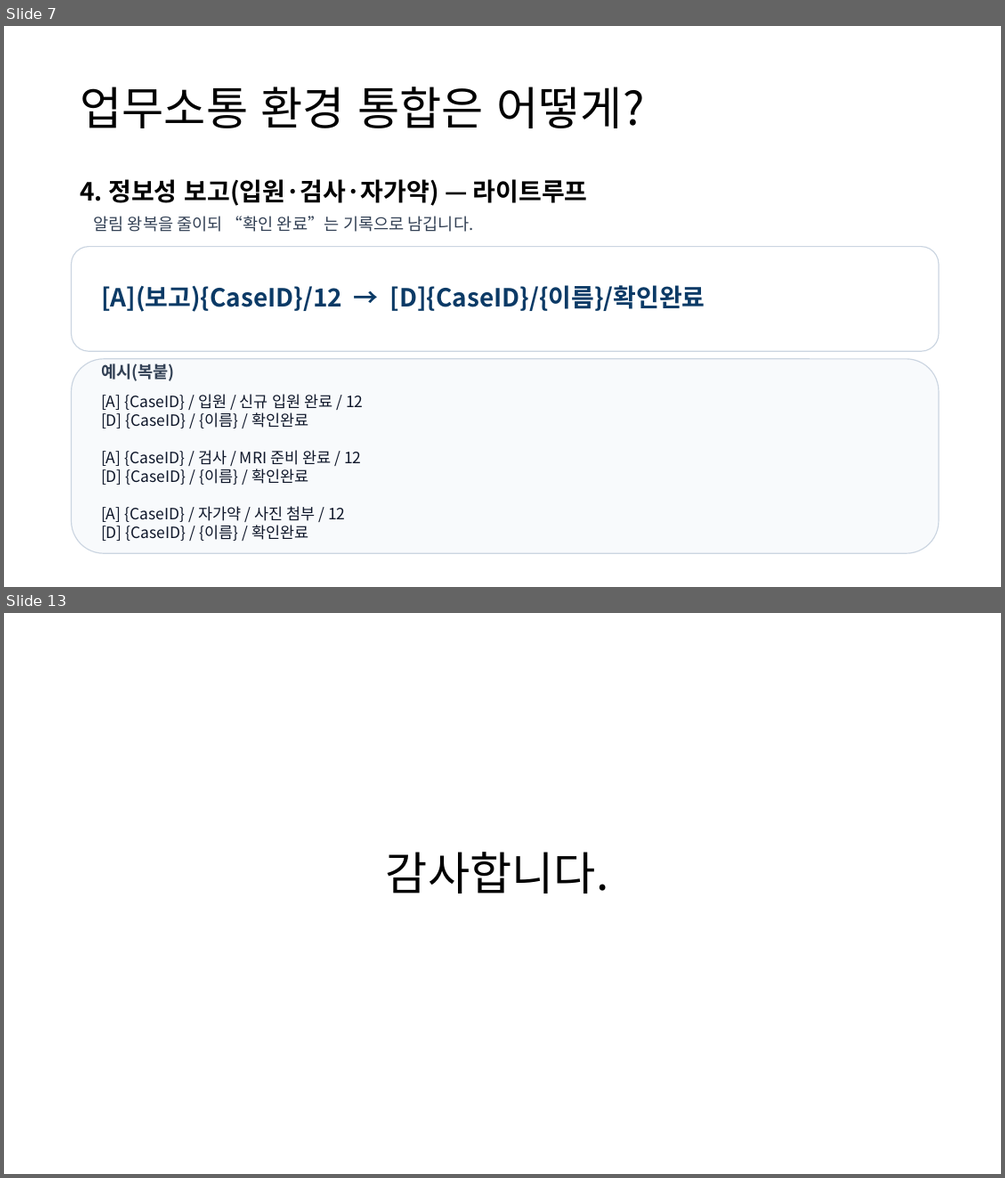
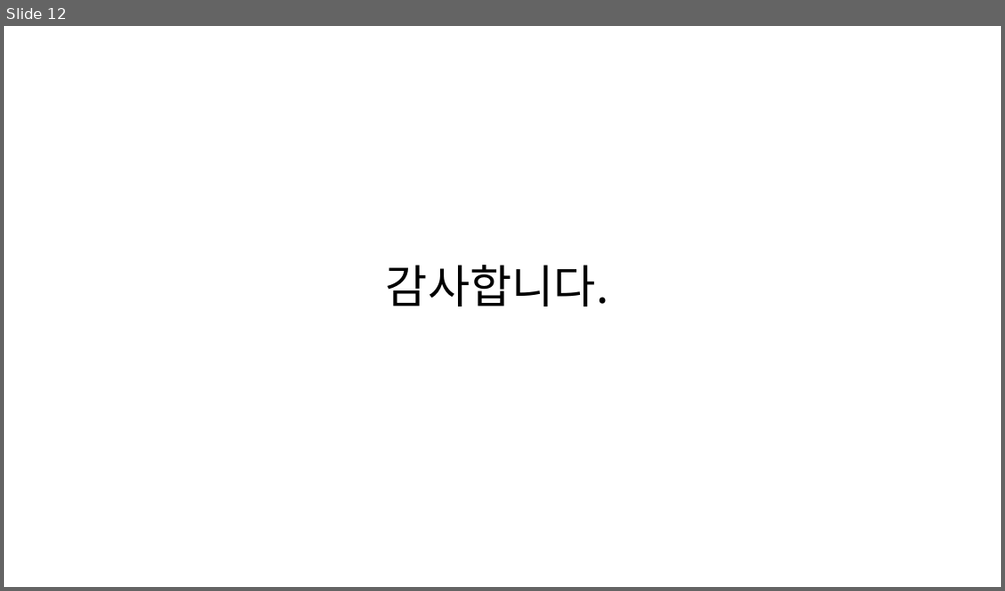
Before and after one commit to SCHCAQI/2026-QI, a slide deck: documents/진료지원간호팀 2026 QI.pptx. Shown one above the other, each under a label of ours: slides 7 and 13 before the commit, slide 12 after it; the slides between them are not shown. The pictures are 1005x1178 and 1005x591 pixels, drawn with LibreOffice and Linux fonts; fonts in the diff are those of the drawing. Boxes give left, top, right and bottom in pixels: in the first picture for what was removed or moved away, otherwise in the second. Text is boxed around its words. In the diff, an @@ line names an element or a change of style, - is before the commit and + after.

```diff
--- a/documents/진료지원간호팀 2026 QI.pptx
+++ b/documents/진료지원간호팀 2026 QI.pptx
@@ slide 7 removed at (4,26,1001,587), background #FFFFFF @@
@@ title removed at (80,87,645,128) @@
-업무소통 환경 통합은 어떻게?
@@ text removed at (80,179,588,206) @@
-4. 정보성 보고(입원·검사·자가약) — 라이트루프
@@ text removed at (94,216,474,232) @@
-알림 왕복을 줄이되 “확인 완료”는 기록으로 남깁니다.
@@ rounded rectangle removed at (72,247,938,351) @@
@@ text removed at (101,285,705,312) @@
-[A](보고){CaseID}/12 → [D]{CaseID}/{이름}/확인완료
@@ rounded rectangle removed at (72,359,938,553) @@
@@ text removed at (101,363,175,381) @@
-예시(복붙)
@@ text removed at (101,394,363,540) @@
-[A] {CaseID} / 입원 / 신규 입원 완료 / 12
-[D] {CaseID} / {이름} / 확인완료
-[A] {CaseID} / 검사 / MRI 준비 완료 / 12
-[D] {CaseID} / {이름} / 확인완료
-[A] {CaseID} / 자가약 / 사진 첨부 / 12
-[D] {CaseID} / {이름} / 확인완료
@@ what was slide 13 is now slide 12 @@
```
Also in this commit, not shown: 2 slides changed, 9 slides added, 9 other slides removed, 2 other files.
